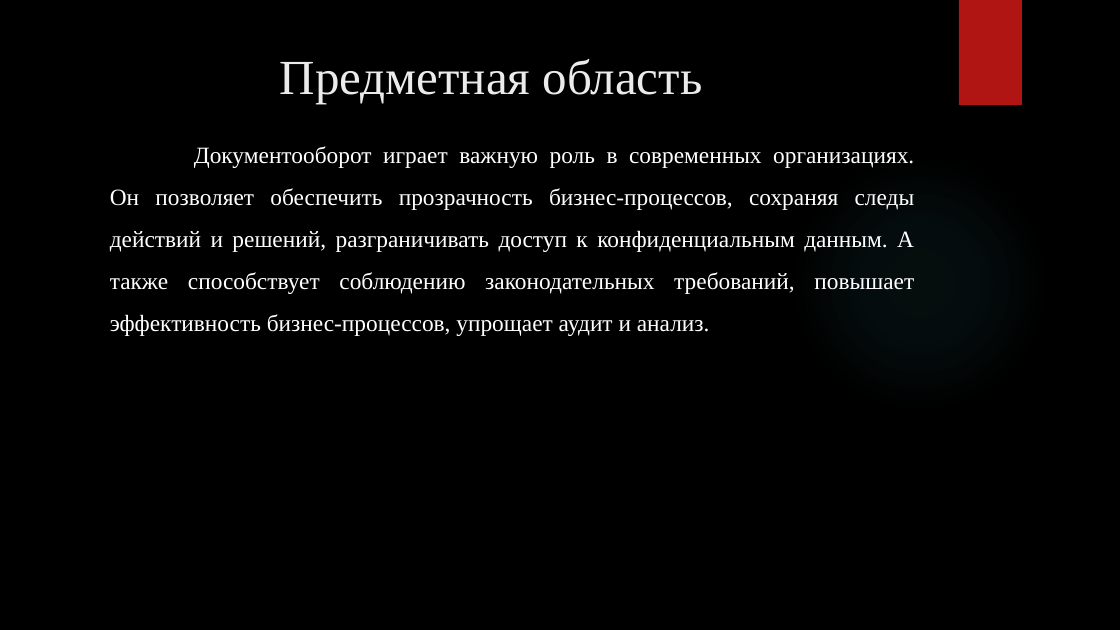
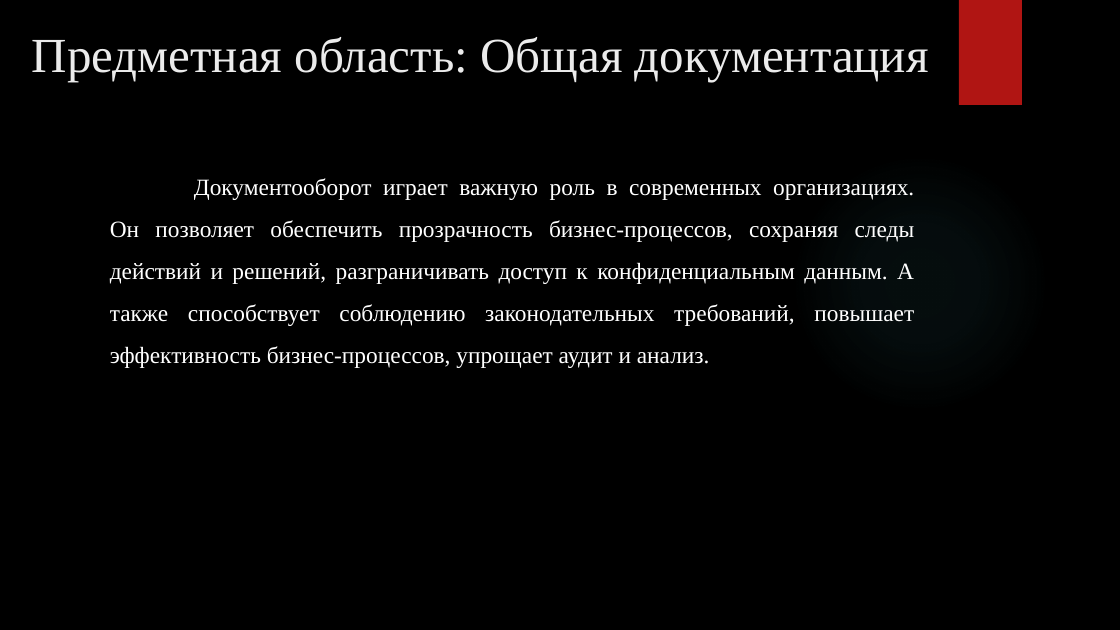
Before and after one commit to RAdKuzur/ASTU, a slide deck: slide 6 of Дипломная работа/Презентация Курсовая.pptx (slide 5 before the commit). Drawn at 1120x630 pixels with LibreOffice and Linux fonts; fonts in the diff are those of the drawing; background and template pictures are left out. Boxes give left, top, right and bottom in pixels: in the first picture for what was removed or moved away, otherwise in the second. Text is boxed around its words. In the diff, an @@ line names an element or a change of style, - is before the commit and + after.

```diff
--- a/Дипломная работа/Презентация Курсовая.pptx
+++ b/Дипломная работа/Презентация Курсовая.pptx
@@ title at [32, 37, 929, 81]: text changed @@
-Предметная область
+Предметная область: Общая документация
@@ text "Документооборот играет важную роль в ...": place and size @@
-text "Документооборот играет важную роль в ..." at [110, 146, 915, 336]
+text "Документооборот играет важную роль в ..." at [110, 178, 915, 368]
```
Also in this commit, not shown: 10 other slides changed, 5 slides added, 3 slides removed, 1 other file.
